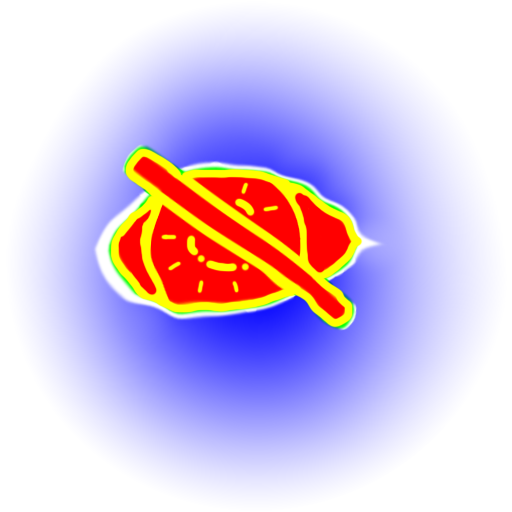
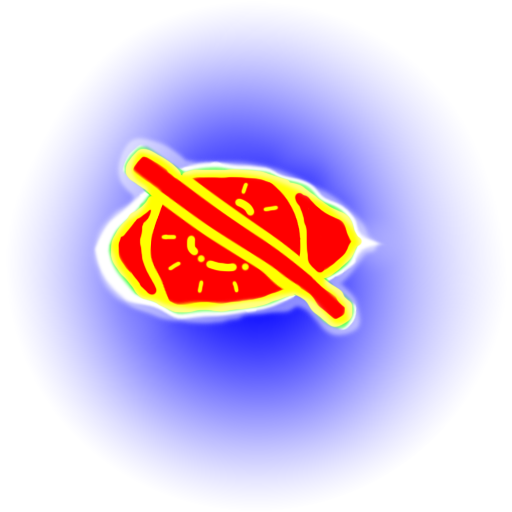
Comparing the layer stacks of the two 512x512 images. Changes:
painted on "viewport_mask копия" over box(91, 135, 380, 340)
